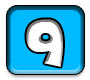
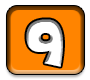
Before/after of a 90 x 80 layered artwork. What changed in the layer stack:
painted on "Rounded Rectangle 2" over <box>7,6,84,74</box>
